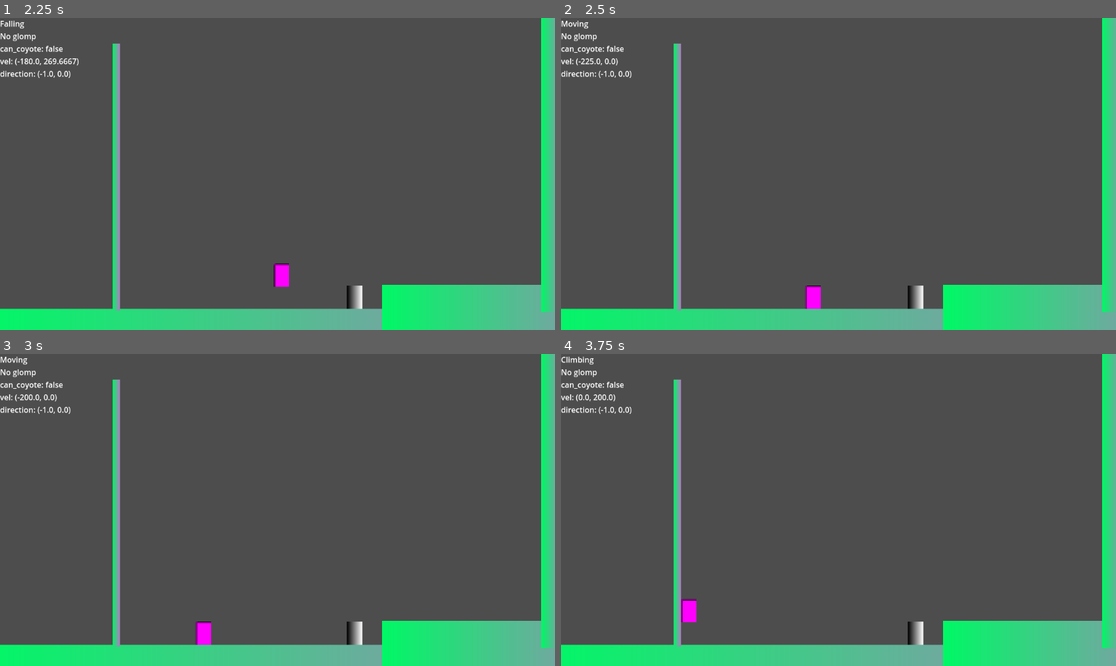
Above: before the commit, frames 1-4 (two rows, left to right).
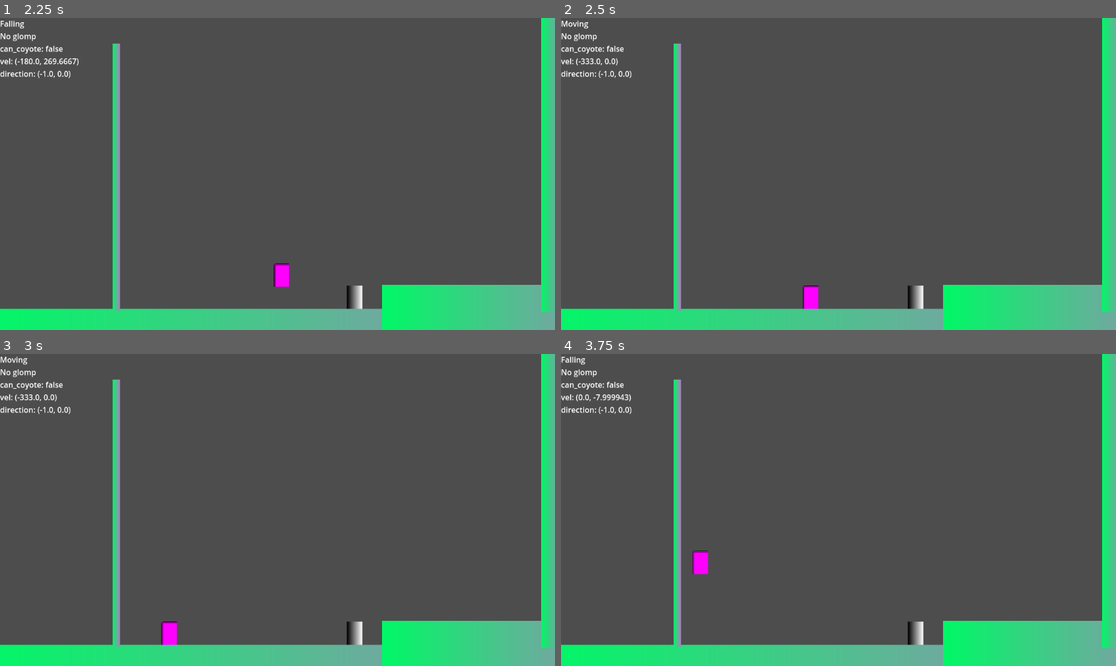
Above: after the commit, the same moments.

Repository: b3e3e3/ultimate-glomp
Game: Godot game, scene res://sandbox.tscn
Two runs of this game, one before a commit and one after it. Both use one fixed random seed, a clock stepped at 60 frames per second and the inputs below.
Inputs (mouse positions are in pixels of both pictures, inside the frame that each line leads up to):
- Up to frame 1 (2.25 s): tap Enter at 0.5, 1.35 s; move the mouse to (249, 236) at 0.52 s; hold W (move_up) 0.53-2.03 s; tap Space (jump) at 0.6, 0.77, 1.07, 1.52, 1.55, 1.82 s; click (249, 236) at 0.67 s; move the mouse to (444, 220) at 1.27 s; move the mouse to (111, 127) at 2.02 s; hold A (move_left) from 2.03 s (still down); tap Keypad Enter at 2.1 s
- Up to frame 2 (2.5 s): keep holding A (move_left); tap Space (jump) at 2.3 s
- Up to frame 3 (3 s): keep holding A (move_left); move the mouse to (305, 510) at 2.77 s; tap C at 2.85 s; click (305, 510) at 2.92 s
- Up to frame 4 (3.75 s): tap Space (jump) at 3.02, 3.05, 3.32 s; move the mouse to (755, 432) at 3.52 s; release A (move_left) at 3.53 s; hold S (move_down) from 3.53 s (still down); tap Tab at 3.6 s

Frame 1 is identical in both runs. In frame 2, 0.1% of the frame differs, in the area x 3-47%, y 12-94%; in frame 3, 0.5%; in frame 4, 0.6%, in the area x 0-27%, y 0-86%.

Commit message:
making movement more solid

Diff:
--- a/character/player/state/climbing.gd
+++ b/character/player/state/climbing.gd
@@ -32,7 +32,7 @@
 	# jump off climbable
 	elif check_for_jumping():
 		goto(jumping_state, {
-			&'jump_force': jump_off_force + Vector2(character.direction.x * -100, 0),
+			&'jump_force': jump_off_force + Vector2(character.direction.x * -200, 0),
 			&'jumps': 1,
 		})
 
--- a/character/player/state/jumping.gd
+++ b/character/player/state/jumping.gd
@@ -7,13 +7,12 @@
 	player.move_enabled = true
 	data.set(&'just_jumped', true)
 
-	if data:
-		if data.has(&"jump_force"):
-			var force: Vector2 = data.get(&'jump_force')
-			print("Found jump force of ", force)
-			character.jump(force)
-		else:
-			character.jump()
+	if data.has(&"jump_force"):
+		var force: Vector2 = data.get(&'jump_force')
+		print("Found jump force of ", force)
+		character.jump(force)
+	else:
+		character.jump()
 
 
 	goto(falling_state, data)
--- a/player.tscn
+++ b/player.tscn
@@ -26,6 +26,8 @@
 collision_mask = 3
 script = ExtResource("1_1jxqw")
 ACCEL_SPEED = 10.0
+DECEL_SPEED = 120.0
+SPEED = 333.0
 metadata/_edit_group_ = true
 
 [node name="Sprite2D" type="Sprite2D" parent="."]
